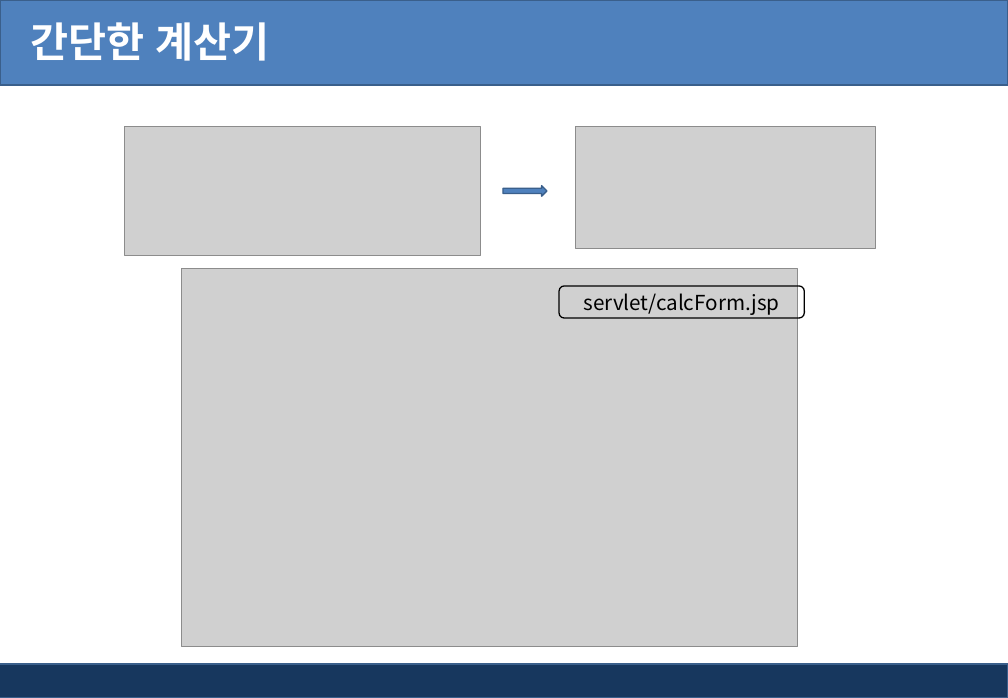
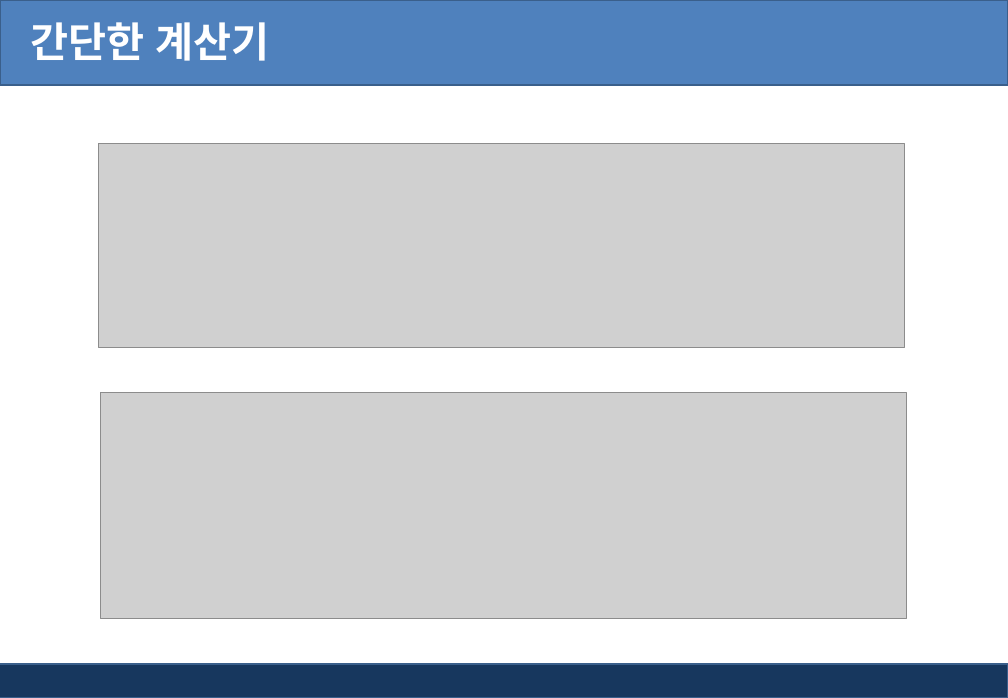
Before and after one commit to pshho/ngreen_project, a slide deck: slide 29 of jspWorks/자료/jsp_ppt/4장. jsp 서블릿 API.pptx. Drawn at 1008x698 pixels with LibreOffice and Linux fonts; fonts in the diff are those of the drawing; grey boxes stand for pictures; background and template pictures are left out. Boxes give left, top, right and bottom in pixels: in the first picture for what was removed or moved away, otherwise in the second. Text is boxed around its words. In the diff, an @@ line names an element or a change of style, - is before the commit and + after.

```diff
--- a/jspWorks/자료/jsp_ppt/4장. jsp 서블릿 API.pptx
+++ b/jspWorks/자료/jsp_ppt/4장. jsp 서블릿 API.pptx
@@ picture added at box(99, 144, 905, 348) @@
@@ picture removed at box(125, 127, 481, 255) @@
@@ picture removed at box(575, 127, 876, 249) @@
@@ right arrow removed at box(504, 185, 547, 195) @@
@@ rounded rectangle removed at box(559, 286, 805, 318) @@
-servlet/calcForm.jsp
@@ picture: place and size @@
-picture at box(181, 268, 797, 646)
+picture at box(101, 393, 907, 618)
```
Also in this commit, not shown: 3 other slides changed, 1 slide added, 18 other files.
